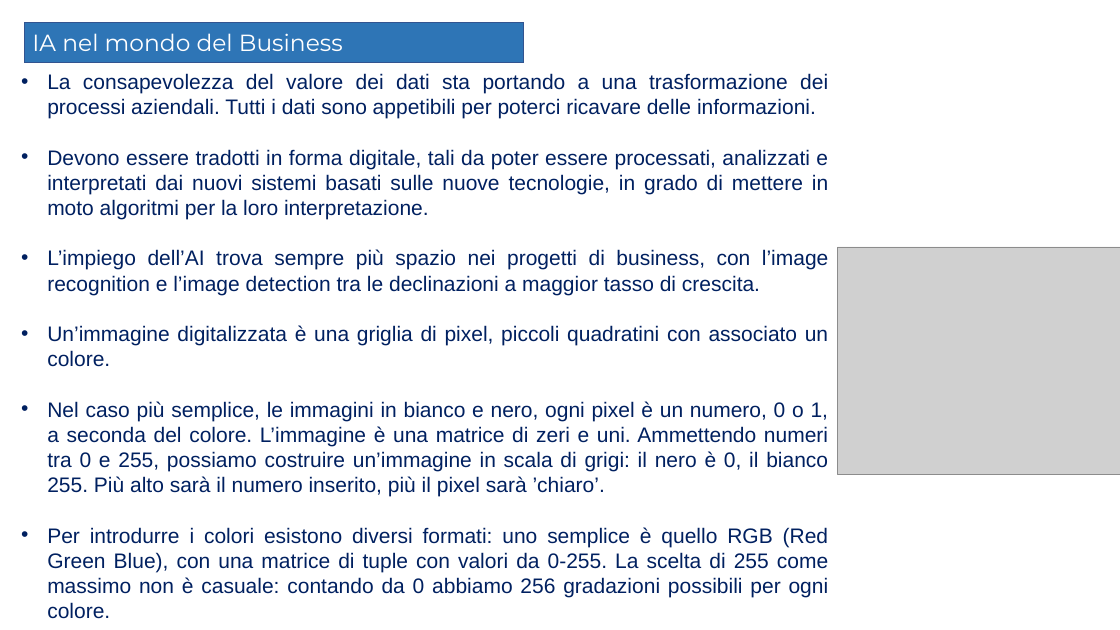
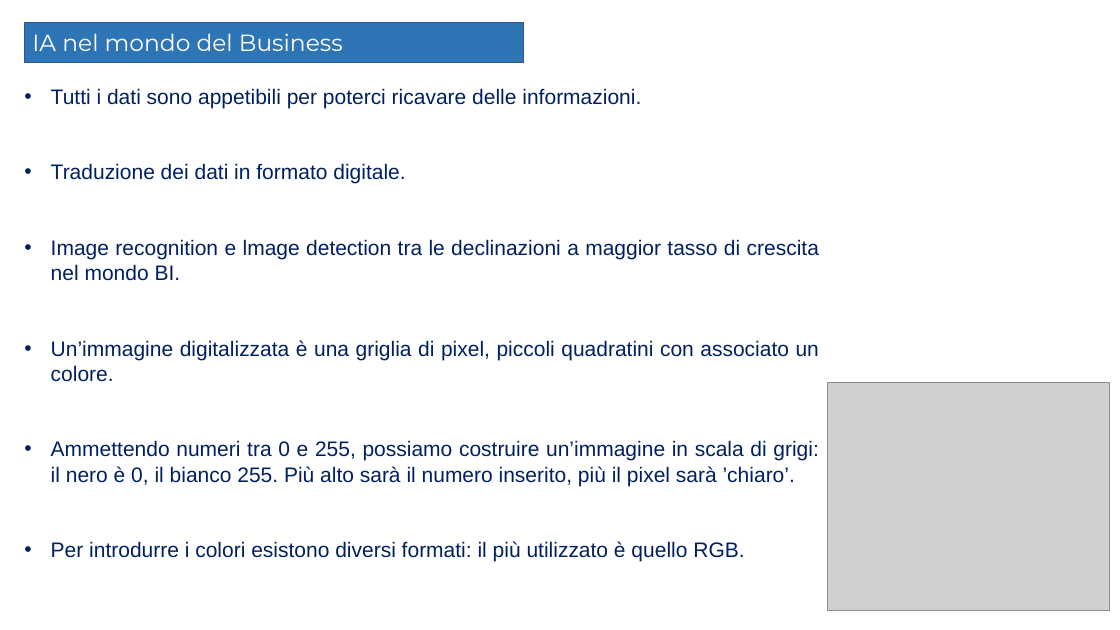
Before and after one commit to Elmaravilla7/Tesi, a slide deck: slide 4 of Presentazione204898.pptx (slide 11 before the commit). Drawn at 1120x630 pixels with LibreOffice and Linux fonts; fonts in the diff are those of the drawing; grey boxes stand for pictures; background and template pictures are left out. Boxes give left, top, right and bottom in pixels: in the first picture for what was removed or moved away, otherwise in the second. Text is boxed around its words. In the diff, an @@ line names an element or a change of style, - is before the commit and + after.

```diff
--- a/Presentazione204898.pptx
+++ b/Presentazione204898.pptx
@@ text "Tutti i dati sono appetibili ...": place and size @@
-text "Tutti i dati sono appetibili ..." at [47,73,829,619]
+text "Tutti i dati sono appetibili ..." at [51,88,819,562]
@@ text at [51,88,819,281]: text changed @@
-• La consapevolezza del valore dei dati sta portando a una trasformazione dei processi aziendali. Tutti i dati sono appetibili per poterci ricavare delle informazioni.
-• Devono essere tradotti in forma digitale, tali da poter essere processati, analizzati e interpretati dai nuovi sistemi basati sulle nuove tecnologie, in grado di mettere in moto algoritmi per la loro interpretazione.
-• L’impiego dell’AI trova sempre più spazio nei progetti di business, con l’image recognition e l’image detection tra le declinazioni a maggior tasso di crescita.
+• Tutti i dati sono appetibili per poterci ricavare delle informazioni.
+• Traduzione dei dati in formato digitale.
+• Image recognition e lmage detection tra le declinazioni a maggior tasso di crescita nel mondo BI.
@@ picture: place and size @@
-picture at [838,247,1120,475]
+picture at [828,383,1110,611]
@@ text at [51,440,818,562]: text changed @@
-• Nel caso più semplice, le immagini in bianco e nero, ogni pixel è un numero, 0 o 1, a seconda del colore. L’immagine è una matrice di zeri e uni. Ammettendo numeri tra 0 e 255, possiamo costruire un’immagine in scala di grigi: il nero è 0, il bianco 255. Più alto sarà il numero inserito, più il pixel sarà ’chiaro’.
-• Per introdurre i colori esistono diversi formati: uno semplice è quello RGB (Red Green Blue), con una matrice di tuple con valori da 0-255. La scelta di 255 come massimo non è casuale: contando da 0 abbiamo 256 gradazioni possibili per ogni colore.
+• Ammettendo numeri tra 0 e 255, possiamo costruire un’immagine in scala di grigi: il nero è 0, il bianco 255. Più alto sarà il numero inserito, più il pixel sarà ’chiaro’.
+• Per introdurre i colori esistono diversi formati: il più utilizzato è quello RGB.
```
Also in this commit, not shown: 22 other slides changed, 1 slide added, 16 slides removed.
